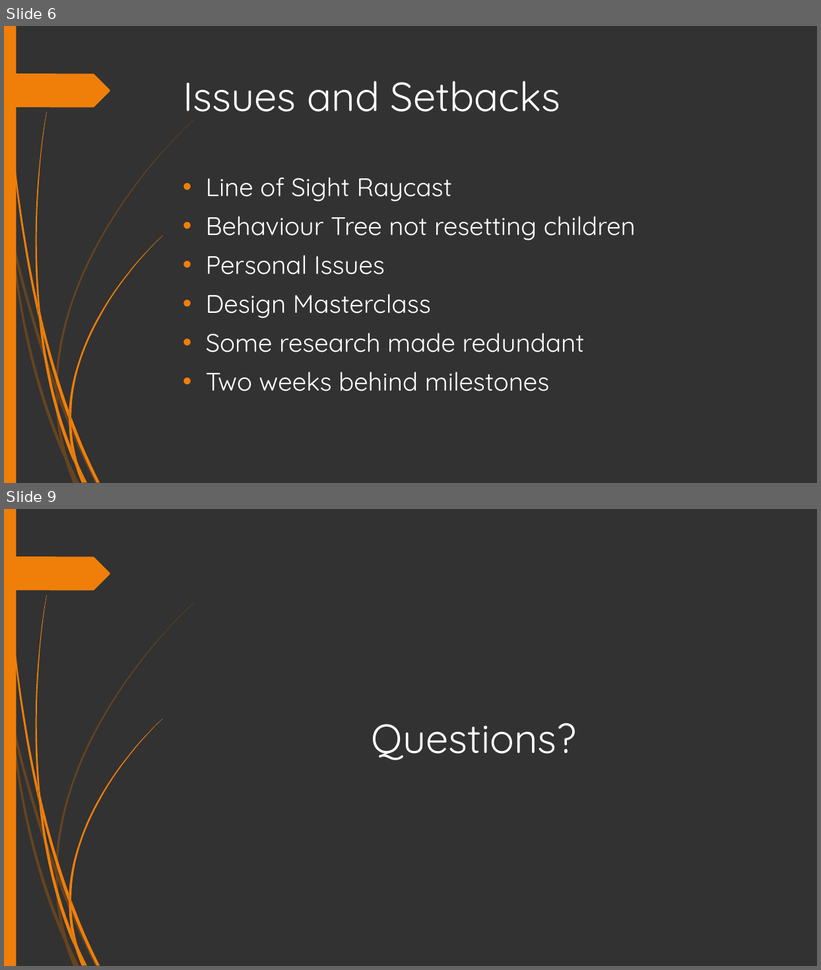
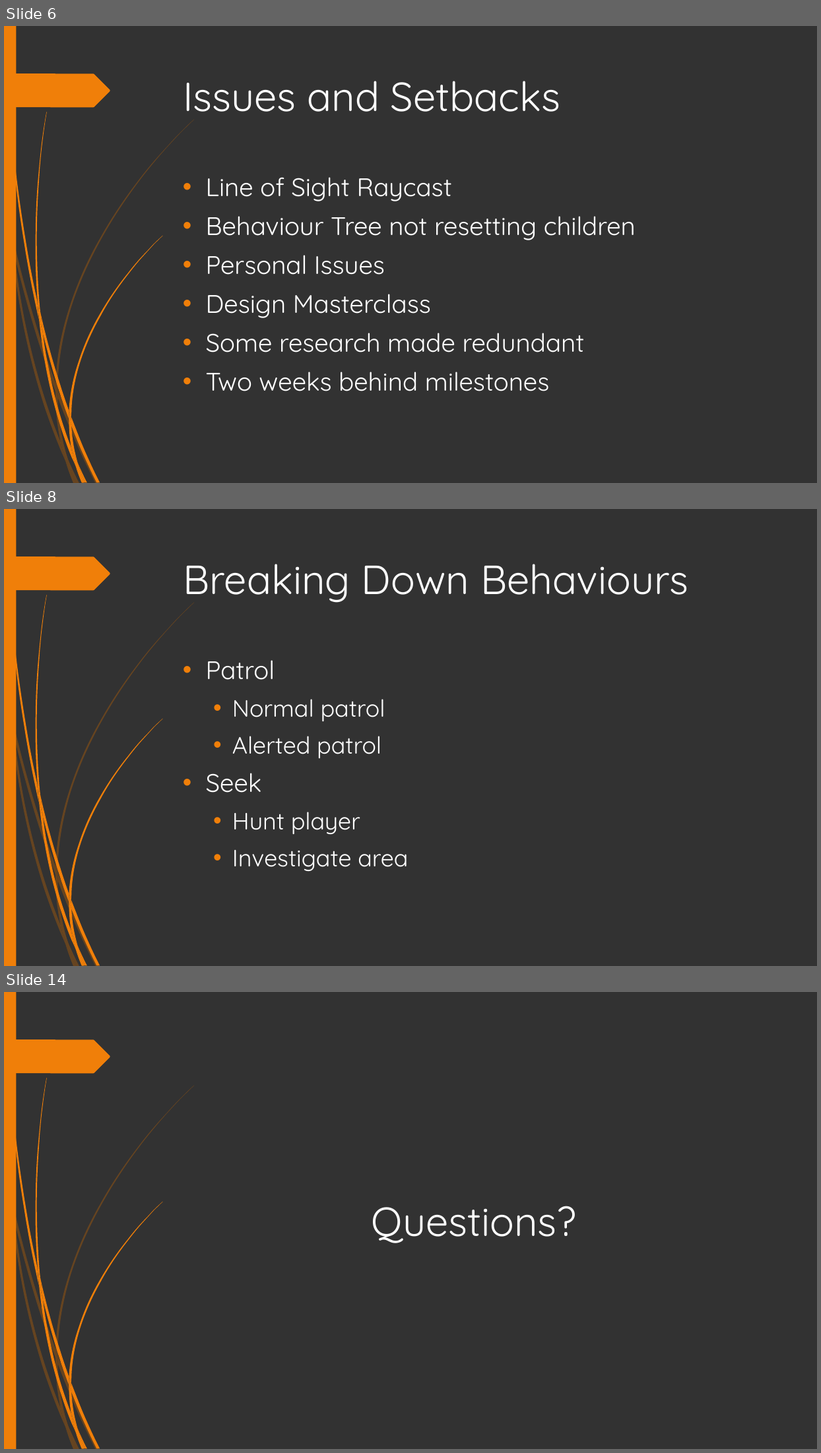
Before and after one commit to HenryWilliam95/AI_FINAL_PROJECT, a slide deck: Documents/Presentation-1.pptx. Shown one above the other, each under a label of ours: slides 6 and 9 before the commit, slides 6, 8 and 14 after it; the slides between them are not shown. The pictures are 821x970 and 821x1453 pixels, drawn with LibreOffice and Linux fonts; fonts in the diff are those of the drawing. Boxes give left, top, right and bottom in pixels: in the first picture for what was removed or moved away, otherwise in the second. Text is boxed around its words. In the diff, an @@ line names an element or a change of style, - is before the commit and + after.

```diff
--- a/Documents/Presentation-1.pptx
+++ b/Documents/Presentation-1.pptx
@@ slide 8 added at (4,509,817,966), background #323232; not listed: 24 template elements that a slide beside it also shows @@
@@ title added at (183,564,689,603), 48 pt, text #FFFFFF @@
+Breaking Down Behaviours
@@ text added at (206,660,408,871), 28 pt, text #FFFFFF @@
+• Patrol
+  • Normal patrol
+  • Alerted patrol
+• Seek
+  • Hunt player
+  • Investigate area
@@ what was slide 9 is now slide 14 @@
```
Also in this commit, not shown: 3 slides changed, 4 other slides added.
